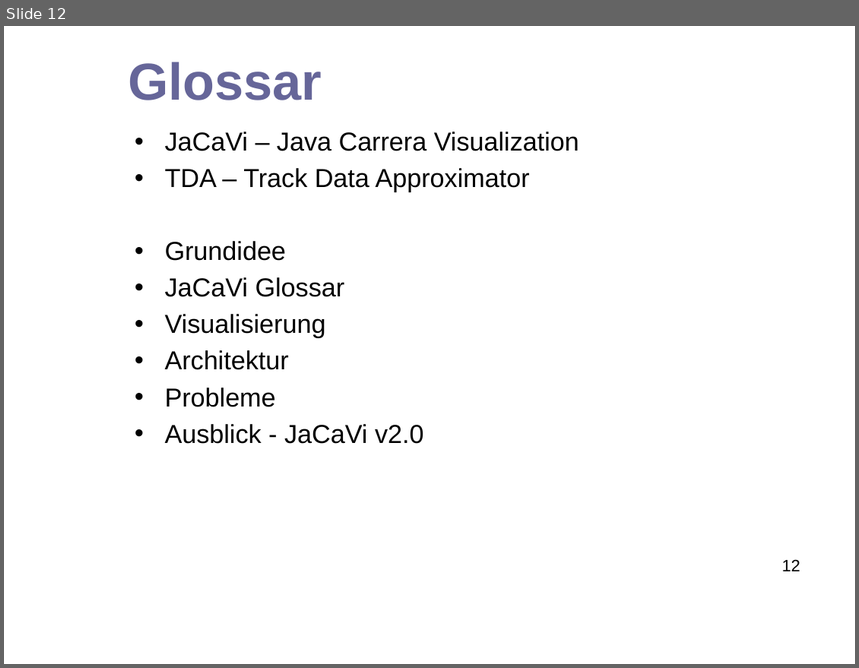
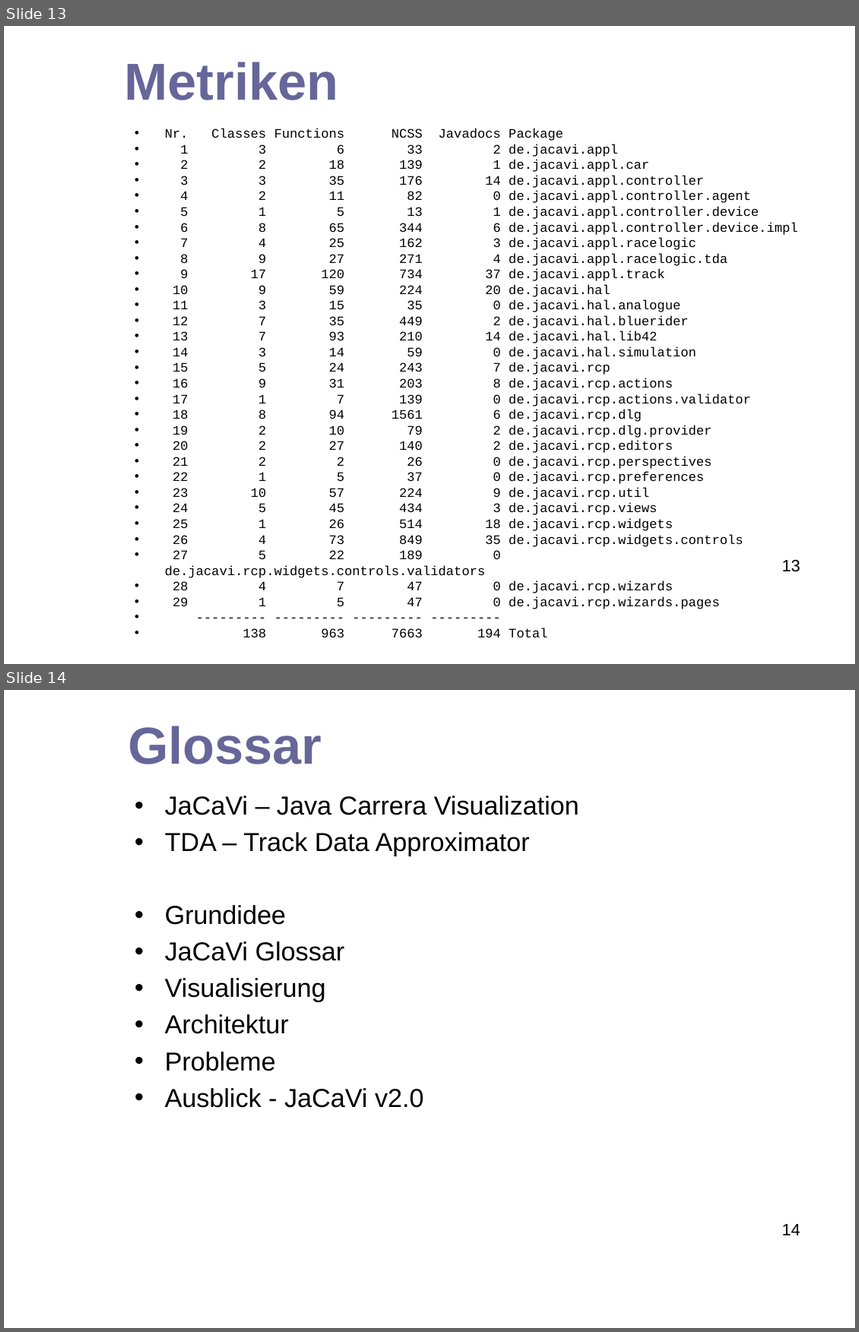
Before and after one commit to hheimbuerger/jacavi, a slide deck: docs/presentation documents/Abschlusspräsentation_JaCaVi.odp. Shown one above the other, each under a label of ours: slide 12 before the commit, slides 13 and 14 after it. The pictures are 859x668 and 859x1332 pixels, drawn with LibreOffice and Linux fonts; fonts in the diff are those of the drawing; background and template pictures are left out. Boxes give left, top, right and bottom in pixels: in the first picture for what was removed or moved away, otherwise in the second. Text is boxed around its words. In the diff, an @@ line names an element or a change of style, - is before the commit and + after.

```diff
--- a/docs/presentation documents/Abschlusspräsentation_JaCaVi.odp
+++ b/docs/presentation documents/Abschlusspräsentation_JaCaVi.odp
@@ slide 13 added at bbox=[4, 26, 855, 664], background picture (left out) @@
@@ title added at bbox=[125, 62, 338, 100], 44 pt, text #666699, bold @@
+Metriken
@@ text added at bbox=[165, 129, 798, 610], 11 pt, text #000000 @@
+• Nr. Classes Functions NCSS Javadocs Package
+• 1 3 6 33 2 de.jacavi.appl
+• 2 2 18 139 1 de.jacavi.appl.car
+• 3 3 35 176 14 de.jacavi.appl.controller
+• 4 2 11 82 0 de.jacavi.appl.controller.agent
+• 5 1 5 13 1 de.jacavi.appl.controller.device
+• 6 8 65 344 6 de.jacavi.appl.controller.device.impl
+• 7 4 25 162 3 de.jacavi.appl.racelogic
+• 8 9 27 271 4 de.jacavi.appl.racelogic.tda
+• 9 17 120 734 37 de.jacavi.appl.track
+• 10 9 59 224 20 de.jacavi.hal
+• 11 3 15 35 0 de.jacavi.hal.analogue
+• 12 7 35 449 2 de.jacavi.hal.bluerider
+• 13 7 93 210 14 de.jacavi.hal.lib42
+• 14 3 14 59 0 de.jacavi.hal.simulation
+• 15 5 24 243 7 de.jacavi.rcp
+• 16 9 31 203 8 de.jacavi.rcp.actions
+• 17 1 7 139 0 de.jacavi.rcp.actions.validator
+• 18 8 94 1561 6 de.jacavi.rcp.dlg
+• 19 2 10 79 2 de.jacavi.rcp.dlg.provider
+• 20 2 27 140 2 de.jacavi.rcp.editors
+• 21 2 2 26 0 de.jacavi.rcp.perspectives
+• 22 1 5 37 0 de.jacavi.rcp.preferences
+• 23 10 57 224 9 de.jacavi.rcp.util
+• 24 5 45 434 3 de.jacavi.rcp.views
+• 25 1 26 514 18 de.jacavi.rcp.widgets
+• 26 4 73 849 35 de.jacavi.rcp.widgets.controls
+• 27 5 22 189 0 de.jacavi.rcp.widgets.controls.validators
+• 28 4 7 47 0 de.jacavi.rcp.wizards
+• 29 1 5 47 0 de.jacavi.rcp.wizards.pages
+• --------- --------- --------- ---------
+• 138 963 7663 194 Total
@@ page number added at bbox=[782, 560, 800, 572], 14 pt, text #000000 @@
+13
@@ what was slide 12 is now slide 14 @@
@@ page number at bbox=[782, 1224, 800, 1236]: text changed @@
-12
+14
```
Also in this commit, not shown: 3 slides changed, 2 other slides added, 1 slide removed.
